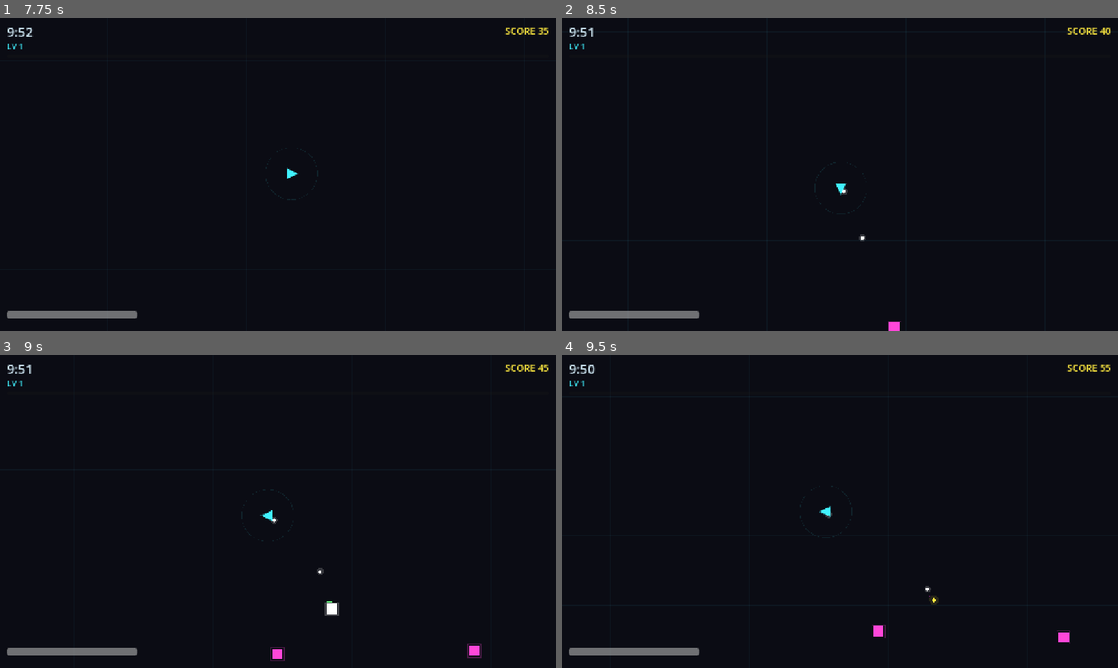
Above: before the commit, frames 1-4 (two rows, left to right).
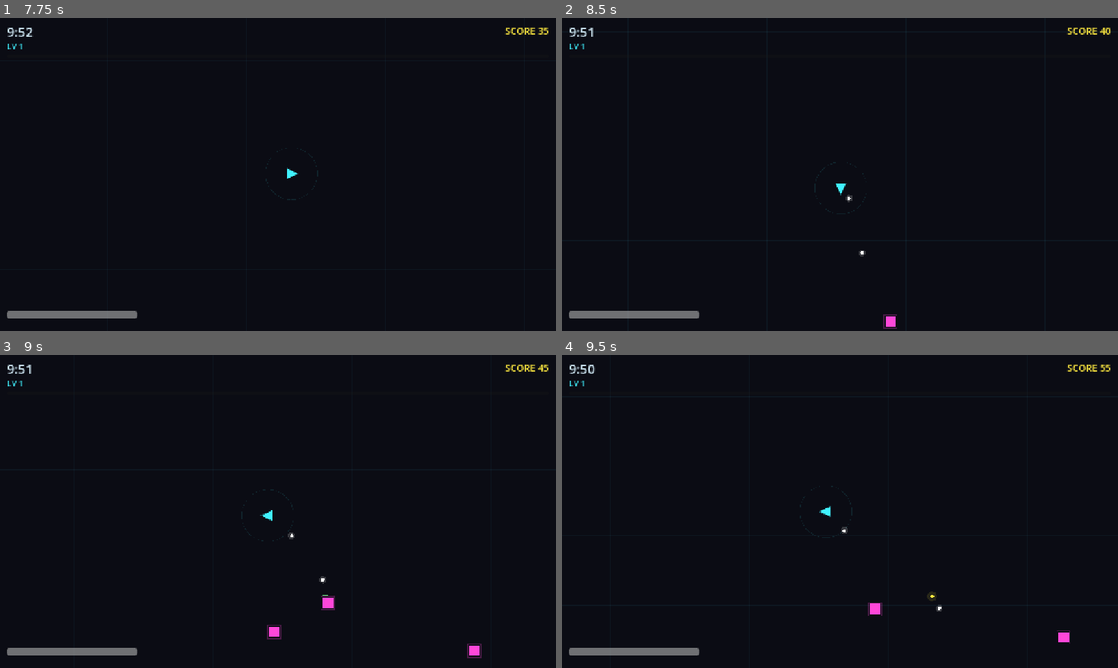
Above: after the commit, the same moments.

Repository: NeekPizza/godot-roguelite
Game: Godot game, scene res://scenes/run.tscn
The game is run twice, just before and just after one commit, with the same random seed, the same clock (stepped at 60 frames per second) and the same inputs.
Inputs:
- Up to frame 1 (7.75 s): hold D (move_right) 0.53-1.28 s; hold S (move_down) 1.28-2.03 s; tap Enter at 2 s; hold D (move_right) 2.03-2.78 s; hold W (move_up) 2.78-3.53 s; tap R (restart) at 3.5, 5, 5.75 s; hold A (move_left) 3.53-5.03 s; hold S (move_down) 5.03-5.78 s; hold D (move_right) 5.78-6.53 s; hold W (move_up) 6.53-7.28 s; hold D (move_right) from 7.28 s (still down)
- Up to frame 2 (8.5 s): release D (move_right) at 8.03 s; hold S (move_down) from 8.03 s (still down)
- Up to frame 3 (9 s): release S (move_down) at 8.78 s; hold A (move_left) from 8.78 s (still down)
- Up to frame 4 (9.5 s): keep holding A (move_left)

Frame 1 is identical in both runs. In frame 2, 0.2% of the frame differs, in the area x 50-61%, y 54-100%; in frame 3, 0.4%, in the area x 48-61%, y 51-98%; in frame 4, 0.3%.

Commit message:
Tuning pass: denser waves, steeper XP curve, fewer Shooters
Difficulty (spawn interval / count / HP mult per 2-min tier):
  1.20/1/1.0  ->  1.00/1/1.0
  0.90/2/1.2  ->  0.80/2/1.25
  0.70/2/1.5  ->  0.62/3/1.6
  0.55/3/1.9  ->  0.48/4/2.1
  0.40/4/2.4  ->  0.34/5/2.8
~48% more enemies across a full run.

Shooters, which read as a wall of red diamonds late:
- tier weight 0.20/0.20/0.18 -> 0.12/0.12/0.10
- shot interval 2.2 s -> 3.2 s (45% fewer shots), range 320 -> 340
Measured share of all spawns: 17.3% -> 10.3%.

XP curve 5 + 4(N-1) -> 6 + 5(N-1). The old curve handed out levels faster than
upgrades stayed meaningful once wave density rose.

Measured on a full-ramp godmode run: 255 -> 377 spawns, 106 -> 155 kills,
level 6 -> 7, tanks 30 -> 66, splitters 18 -> 42. Determinism re-verified.

Co-Authored-By: Claude Opus 4.8 (1M context) <noreply@anthropic.com>

Diff:
--- a/scripts/enemy.gd
+++ b/scripts/enemy.gd
@@ -31,7 +31,7 @@
 		"hp": 25.0, "speed": 70.0, "damage": 8.0, "radius": 13.0,
 		"score": 20, "xp": 2, "color": Color(1.0, 0.25, 0.3),
 		"behavior": Behavior.KEEP_DISTANCE,
-		"preferred_range": 320.0, "shot_interval": 2.2,
+		"preferred_range": 340.0, "shot_interval": 3.2,
 	},
 	"splitter": {
 		"hp": 40.0, "speed": 70.0, "damage": 12.0, "radius": 16.0,
--- a/scripts/run.gd
+++ b/scripts/run.gd
@@ -16,17 +16,17 @@
 ## Difficulty tiers (GDD section 7). Ramps on elapsed time, never on player
 ## level. "types" is a weighted table; new enemy kinds phase in as the run goes.
 const TIERS := [
-	{"until": 120.0, "interval": 1.20, "count": 1, "hp_mult": 1.0,
+	{"until": 120.0, "interval": 1.00, "count": 1, "hp_mult": 1.0,
 	 "types": [["drifter", 1.00]]},
-	{"until": 240.0, "interval": 0.90, "count": 2, "hp_mult": 1.2,
-	 "types": [["drifter", 0.65], ["swarmer", 0.35]]},
-	{"until": 360.0, "interval": 0.70, "count": 2, "hp_mult": 1.5,
-	 "types": [["drifter", 0.45], ["swarmer", 0.35], ["shooter", 0.20]]},
-	{"until": 480.0, "interval": 0.55, "count": 3, "hp_mult": 1.9,
-	 "types": [["drifter", 0.30], ["swarmer", 0.30], ["shooter", 0.20], ["tank", 0.20]]},
-	{"until": 600.0, "interval": 0.40, "count": 4, "hp_mult": 2.4,
-	 "types": [["drifter", 0.22], ["swarmer", 0.28], ["shooter", 0.18],
-			   ["tank", 0.17], ["splitter", 0.15]]},
+	{"until": 240.0, "interval": 0.80, "count": 2, "hp_mult": 1.25,
+	 "types": [["drifter", 0.60], ["swarmer", 0.40]]},
+	{"until": 360.0, "interval": 0.62, "count": 3, "hp_mult": 1.6,
+	 "types": [["drifter", 0.46], ["swarmer", 0.42], ["shooter", 0.12]]},
+	{"until": 480.0, "interval": 0.48, "count": 4, "hp_mult": 2.1,
+	 "types": [["drifter", 0.28], ["swarmer", 0.32], ["shooter", 0.12], ["tank", 0.28]]},
+	{"until": 600.0, "interval": 0.34, "count": 5, "hp_mult": 2.8,
+	 "types": [["drifter", 0.20], ["swarmer", 0.30], ["shooter", 0.10],
+			   ["tank", 0.22], ["splitter", 0.18]]},
 ]
 
 ## A splitter bursts into this many children, at fixed offsets. Deliberately
@@ -245,7 +245,9 @@
 # --- XP and levelling --------------------------------------------------------
 
 func _xp_needed(level: int) -> int:
-	return 5 + (level - 1) * 4
+	# Steeper than Phase 1's 5 + 4(N-1). With the denser waves below, the old
+	# curve handed out levels faster than upgrades stayed meaningful.
+	return 6 + (level - 1) * 5
 
 
 func _on_xp_collected(amount: int) -> void:
Not shown, changed: docs/GDD.md
